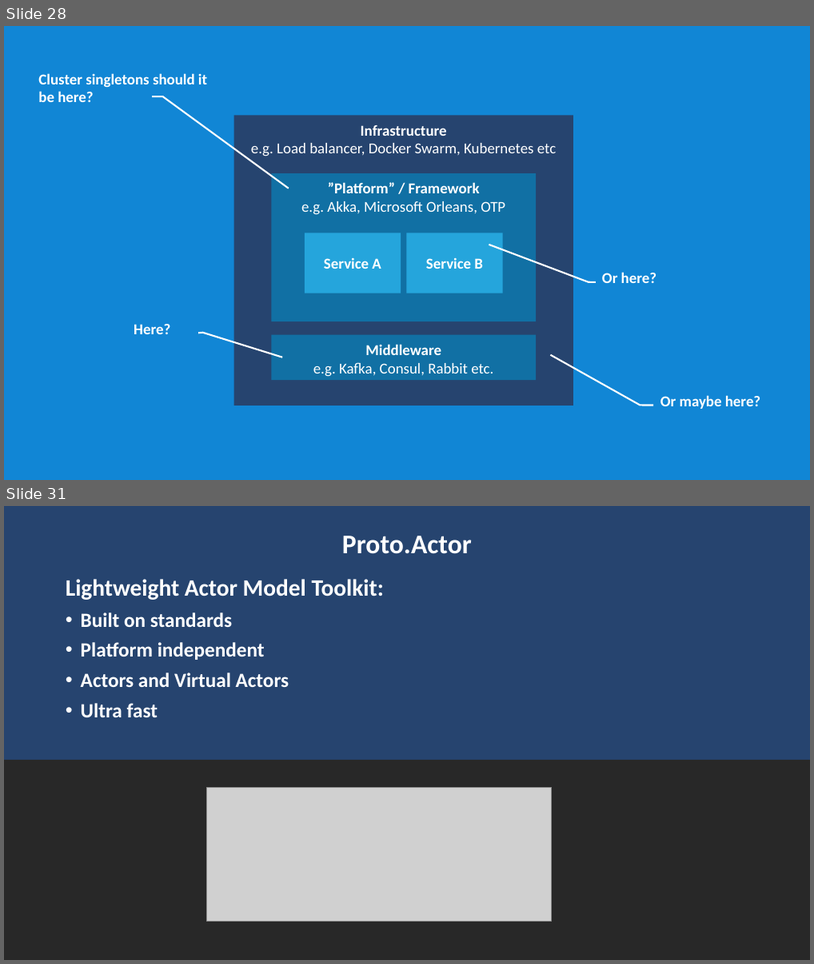
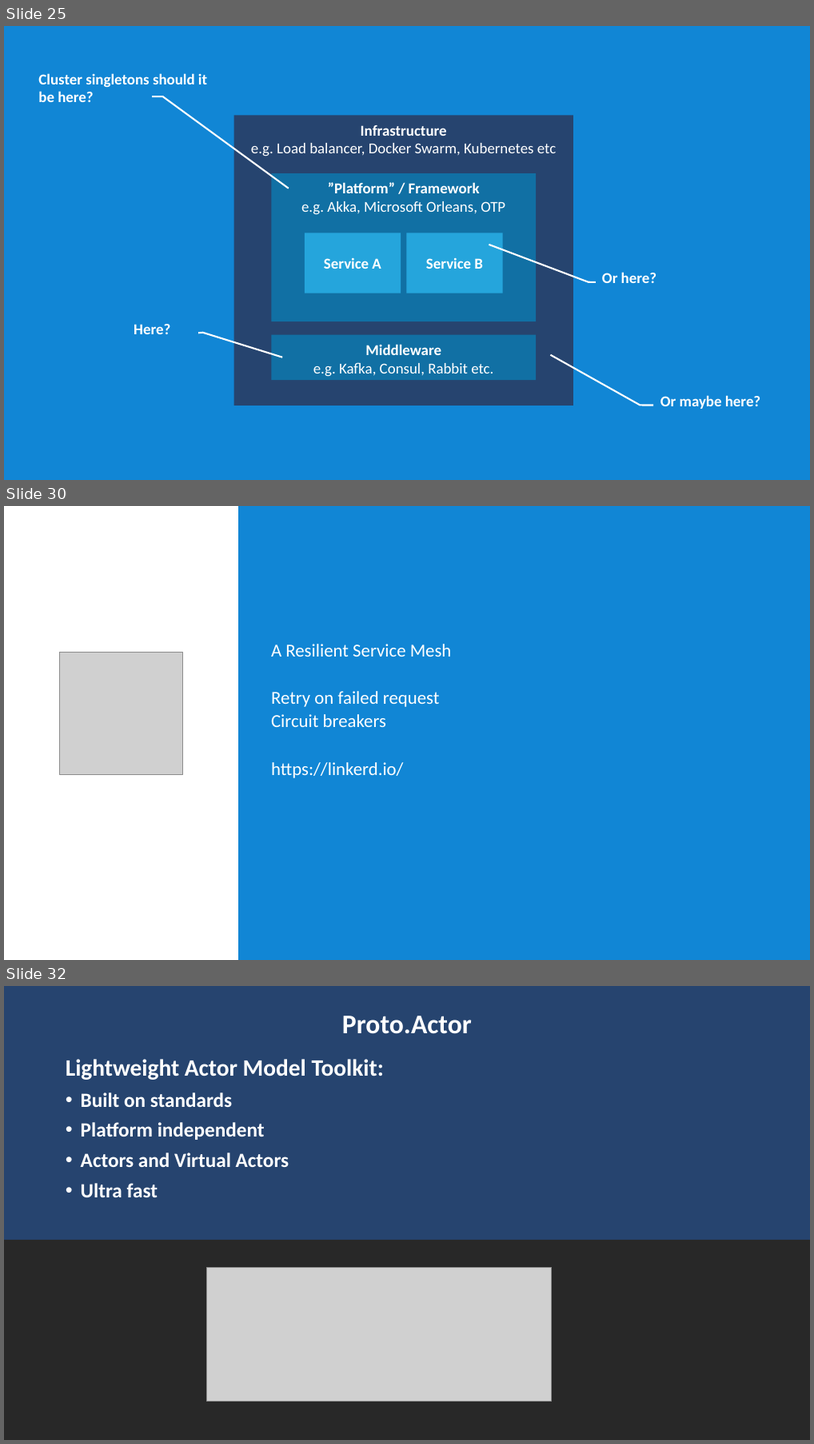
Before and after one commit to rogeralsing/Presentations, a slide deck: ClusterSoftware/clustersoftware.pptx. Shown one above the other, each under a label of ours: slides 28 and 31 before the commit, slides 25, 30 and 32 after it; the slides between them are not shown. The pictures are 814x964 and 814x1444 pixels, drawn with LibreOffice and Linux fonts; fonts in the diff are those of the drawing; grey boxes stand for pictures. Boxes give left, top, right and bottom in pixels: in the first picture for what was removed or moved away, otherwise in the second. Text is boxed around its words. In the diff, an @@ line names an element or a change of style, - is before the commit and + after.

```diff
--- a/ClusterSoftware/clustersoftware.pptx
+++ b/ClusterSoftware/clustersoftware.pptx
@@ slide 30 added at box(4, 506, 810, 960), background #1186D5 @@
@@ rectangle added at box(4, 506, 238, 960), fill #FFFFFF @@
@@ text added at box(271, 644, 452, 778), 21.7 pt, text #FFFFFF @@
+A Resilient Service Mesh
+Retry on failed request
+Circuit breakers
+https://linkerd.io/
@@ picture added at box(60, 652, 182, 775) @@
@@ what was slide 28 is now slide 25 @@
@@ what was slide 31 is now slide 32 @@
```
Also in this commit, not shown: 5 slides changed, 5 other slides added, 5 slides removed.
